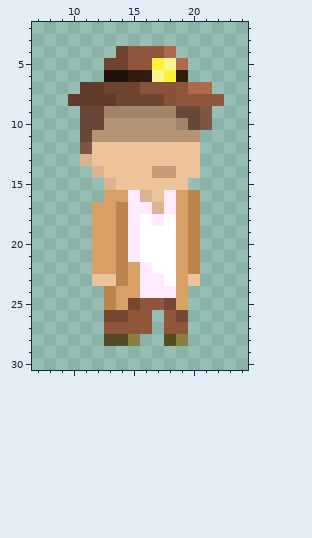
Two states of a pixel-art sprite, project_whith_rayan/Art/Sprite-0001.png. Above is the file before it was changed.
The file is 32x32 pixels. Shown: x 7..24, y 2..30.
After:
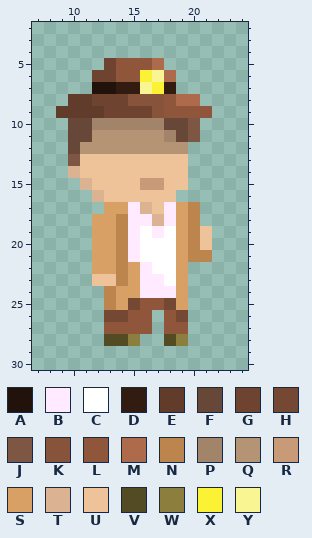
Palette (. is transparent): A #21120b  B #ffeaff  C #ffffff  D #321b10  E #613c2b  F #664738  G #6e4430  H #754834  J #7d5744  K #87533b  L #8f563b  M #ad6b4c  N #bc854e  P #a1846a  Q #b59476  R #c89a77  S #d9a066  T #dbb393  U #eec39a  V #524b24  W #8c7f3e  X #fbf236  Y #faf593
Edits made:
Colour A replaces colour E in row 7 at x 12.
Colour A replaces colour G in row 7 at x 13.
Colour B replaces colour C in row 18 at x 16 and 18; in row 19 at x 17.
Colour D replaces colour G in row 7 at x 14 to 15.
Colour D replaces colour K in row 7 at x 18.
Colour E is added in row 9 at x 9 to 10.
Colour E replaces colour F in row 9 at x 11 to 12.
Colour F is added in rows 10 to 12 at x 10.
Colour F replaces colour P in row 10 at x 19.
Colour F replaces colour Q in row 10 at x 18; in row 11 at x 19.
Colour G is added in row 6 at x 12.
Colour G replaces colour A in row 6 at x 13.
Colour G replaces colour E in row 8 at x 12 to 13.
Colour G replaces colour P in row 9 at x 13 to 16.
Colour J is added in row 13 at x 10.
Colour J replaces colour F in row 10 at x 20.
Colour J replaces colour Q in row 11 at x 20.
Colour K replaces colour G in row 8 at x 15 to 17.
Colour K replaces colour P in row 9 at x 17.
Colour L replaces colour A in row 6 at x 14.
Colour L replaces colour D in row 6 at x 15.
Colour L replaces colour F in row 9 at x 19 to 20.
Colour L replaces colour G in row 5 at x 14.
Colour L replaces colour J in row 9 at x 21.
Colour L replaces colour K in row 8 at x 18.
Colour L replaces colour P in row 9 at x 18.
Colour M replaces colour L in row 8 at x 19 to 20.
Colour M replaces colour X in row 5 at x 17; in row 6 at x 18.
Colour N is added in row 21 at x 21.
Colour P replaces colour F in row 10 at x 12.
Colour P replaces colour Q in row 10 at x 13 to 17; in row 11 at x 18.
Colour Q replaces colour J in row 12 at x 11.
Colour Q replaces colour U in row 12 at x 12 to 19.
Colour R replaces colour U in row 15 at x 16 to 17.
Colour S replaces colour N in row 17 at x 14.
Colour T is added in row 14 at x 10; in row 15 at x 11; in row 16 at x 12.
Colour T replaces colour B in row 17 at x 16; in row 18 at x 17.
Colour U is added in row 14 at x 11; in row 15 at x 12; in rows 19 to 20 at x 21.
Colour U replaces colour B in row 16 at x 15 and 18.
Colour U replaces colour R in row 14 at x 17 to 18.
Colour U replaces colour S in row 16 at x 13 to 14.
Colour U replaces colour T in row 13 at x 11; in row 14 at x 12; in row 15 at x 13; in row 16 at x 16; in row 17 at x 17.
Colour X replaces colour D in row 6 at x 16.
Colour X replaces colour K in row 7 at x 17.
Colour Y replaces colour K in row 7 at x 16.
The edit erases colour D in row 6 at x 19.
The edit erases colour E in row 7 at x 11.
The edit erases colour G in row 4 at x 14.
The edit erases colour J in row 10 at x 21.
The edit erases colour L in row 4 at x 15 to 17; in row 7 at x 19; in row 8 at x 21 to 22.
The edit erases colour M in row 4 at x 18; in row 5 at x 19; in row 7 at x 20 to 21.
The edit erases colour N in row 16 at x 20; in row 22 at x 20.
The edit erases colour S in row 16 at x 19; in row 17 at x 12.
The edit erases colour U in rows 12 to 14 at x 20; in row 23 at x 20.
The edit erases colour Y in row 5 at x 18.
Pixel boxes of the changes (left, top, right, bottom) in both pictures:
changed: (56, 46, 224, 286)
